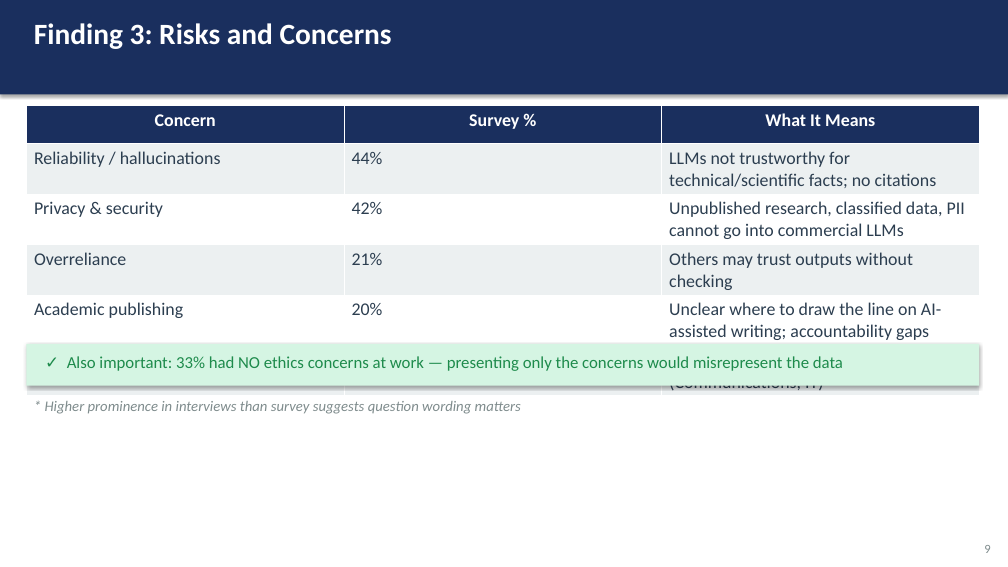
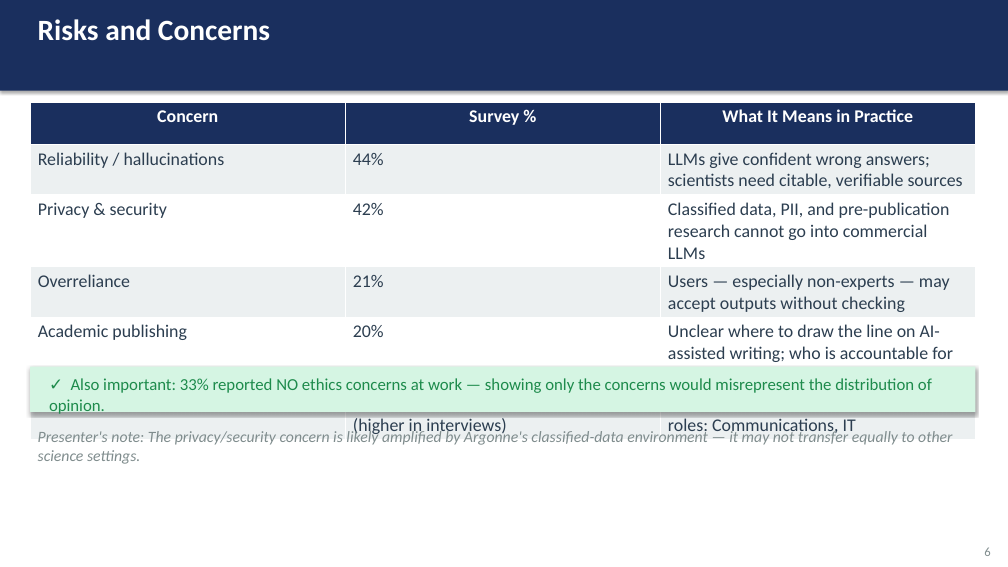
Before and after one commit to Elorm-K/Assignments, a slide deck: slide 6 of presentation_slides.pptx (slide 9 before the commit). Drawn at 1008x567 pixels with LibreOffice and Linux fonts; fonts in the diff are those of the drawing. Boxes give left, top, right and bottom in pixels: in the first picture for what was removed or moved away, otherwise in the second. Text is boxed around its words. In the diff, an @@ line names an element or a change of style, - is before the commit and + after.

```diff
--- a/presentation_slides.pptx
+++ b/presentation_slides.pptx
@@ rectangle: place and size @@
-rectangle at box(0, 0, 1008, 95)
+rectangle at box(0, 0, 1008, 91)
@@ text at box(38, 19, 270, 41): text changed @@
-Finding 3: Risks and Concerns
+Risks and Concerns
@@ table at box(30, 102, 976, 441) @@
-row 1, column 3: What It Means
+row 1, column 3: What It Means in Practice
-row 2, column 3: LLMs not trustworthy for technical/scientific facts; no citations
+row 2, column 3: LLMs give confident wrong answers; scientists need citable, verifiable sources
-row 3, column 3: Unpublished research, classified data, PII cannot go into commercial LLMs
+row 3, column 3: Classified data, PII, and pre-publication research cannot go into commercial LLMs
-row 4, column 3: Others may trust outputs without checking
+row 4, column 3: Users — especially non-experts — may accept outputs without checking
-row 5, column 3: Unclear where to draw the line on AI-assisted writing; accountability gaps
+row 5, column 3: Unclear where to draw the line on AI-assisted writing; who is accountable for errors?
-row 6, column 2: 5% (survey)*
+row 6, column 2: 5% survey (higher in interviews)
-row 6, column 3: Concern focused on less-technical roles (Communications, IT)
+row 6, column 3: Concern concentrated on less-technical roles: Communications, IT
@@ table: place and size @@
-table at box(26, 106, 979, 395)
+table at box(30, 102, 976, 441)
@@ rectangle: place and size @@
-rectangle at box(26, 344, 979, 386)
+rectangle at box(30, 367, 975, 412)
@@ text at box(49, 378, 932, 415): text changed @@
-✓ Also important: 33% had NO ethics concerns at work — presenting only the concerns would misrepresent the data
+✓ Also important: 33% reported NO ethics concerns at work — showing only the concerns would misrepresent the distribution of opinion.
@@ text removed at box(45, 401, 521, 414) @@
-* Higher prominence in interviews than survey suggests question wording matters
@@ text added at box(38, 429, 952, 464), 15 pt, text #7F8C8D, italic @@
+Presenter's note: The privacy/security concern is likely amplified by Argonne's classified-data environment — it may not transfer equally to other science settings.
@@ text removed at box(984, 545, 990, 553) @@
-9
@@ text added at box(984, 547, 990, 556), 12 pt, text #7F8C8D @@
+6
```
Also in this commit, not shown: 5 other slides changed, 2 slides added, 7 slides removed, 1 other file.
